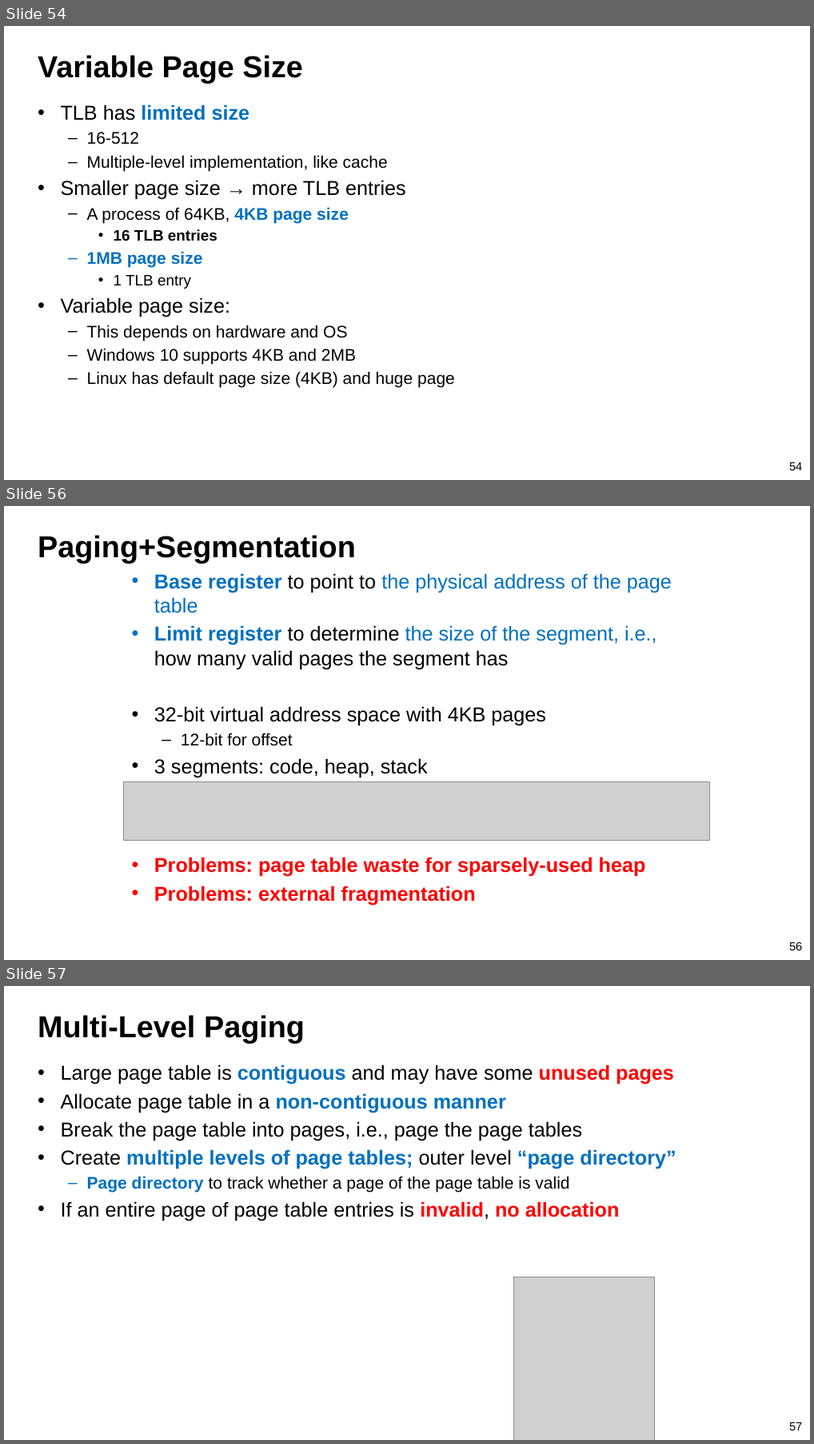
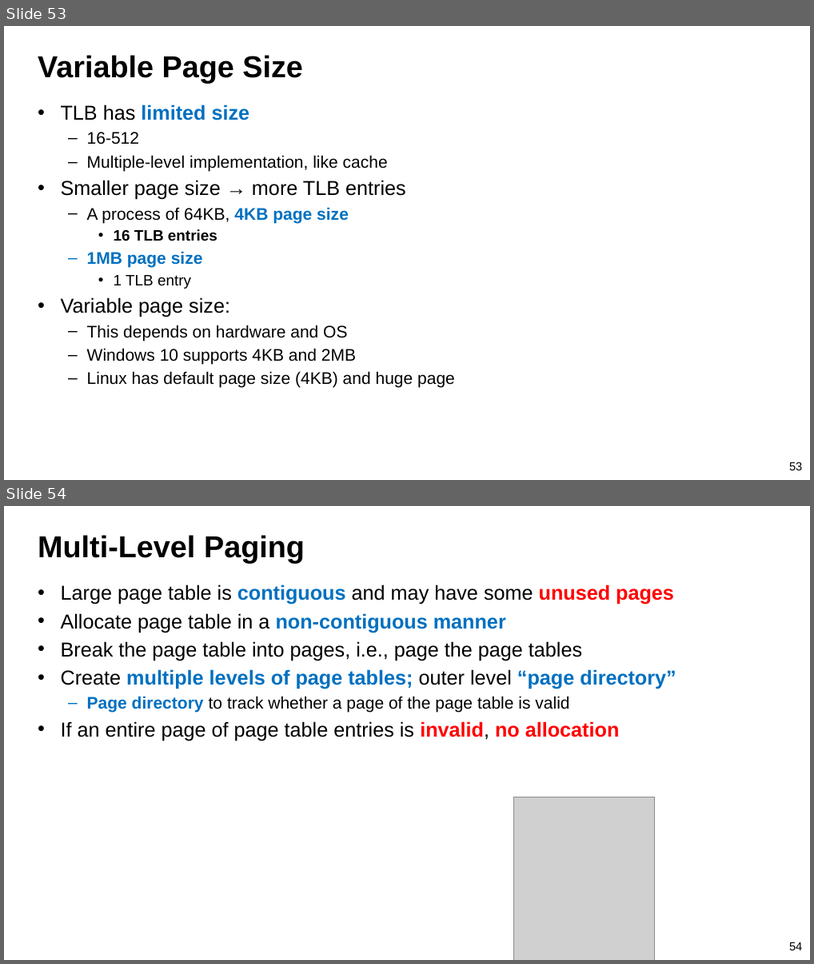
Before and after one commit to guhofstra/CSC256Fa25, a slide deck: PPTs/L7-Virtual Memory.pptx. Shown one above the other, each under a label of ours: slides 54, 56 and 57 before the commit, slides 53 and 54 after it; the slides between them are not shown. The pictures are 814x1444 and 814x964 pixels, drawn with LibreOffice and Linux fonts; fonts in the diff are those of the drawing; grey boxes stand for pictures. Boxes give left, top, right and bottom in pixels: in the first picture for what was removed or moved away, otherwise in the second. Text is boxed around its words. In the diff, an @@ line names an element or a change of style, - is before the commit and + after.

```diff
--- a/PPTs/L7-Virtual Memory.pptx
+++ b/PPTs/L7-Virtual Memory.pptx
@@ slide 56 removed at [4,506,810,960], background #FFFFFF @@
@@ title removed at [38,535,356,563] @@
-Paging+Segmentation
@@ text removed at [154,573,672,904] @@
-• Base register to point to the physical address of the page table
-• Limit register to determine the size of the segment, i.e., how many valid pages the segment has
-• 32-bit virtual address space with 4KB pages
-  – 12-bit for offset
-• 3 segments: code, heap, stack
-  – 2-bit for segmentation
-• Problems: page table waste for sparsely-used heap
-• Problems: external fragmentation
@@ picture removed at [124,782,710,840] @@
@@ page number removed at [790,941,802,950] @@
-56
@@ what was slide 54 is now slide 53 @@
@@ page number at [790,461,802,470]: text changed @@
-54
+53
@@ what was slide 57 is now slide 54 @@
@@ page number at [790,942,802,950]: text changed @@
-57
+54
```
Also in this commit, not shown: 8 slides changed, 2 other slides removed, 3 other files.
